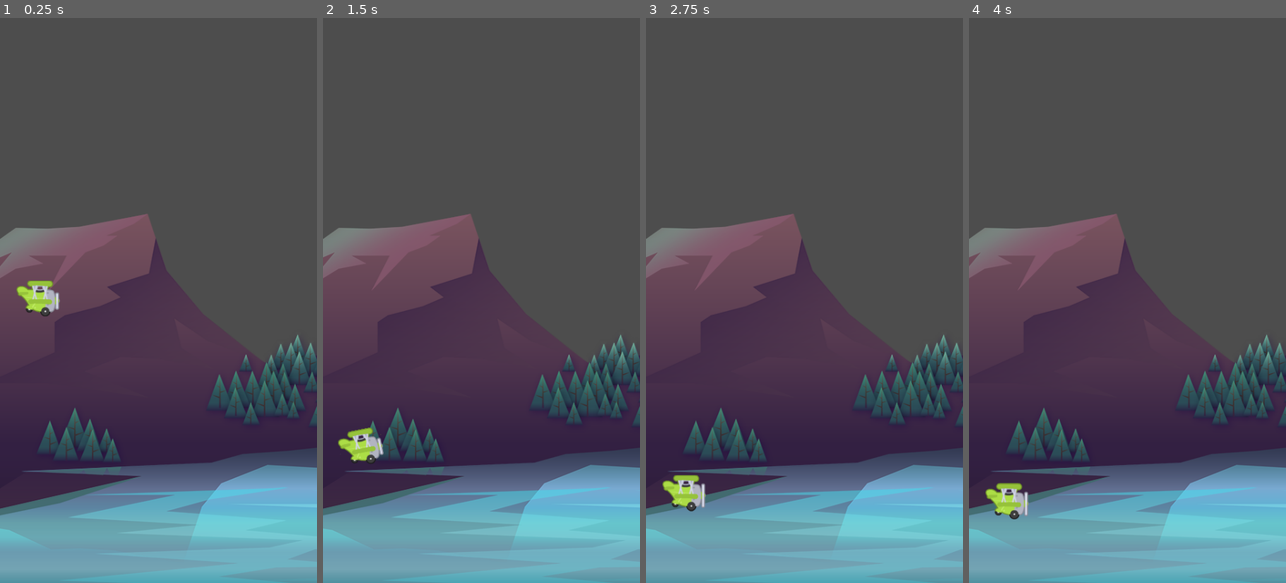
Above: before the commit, frames 1-4 (left to right).
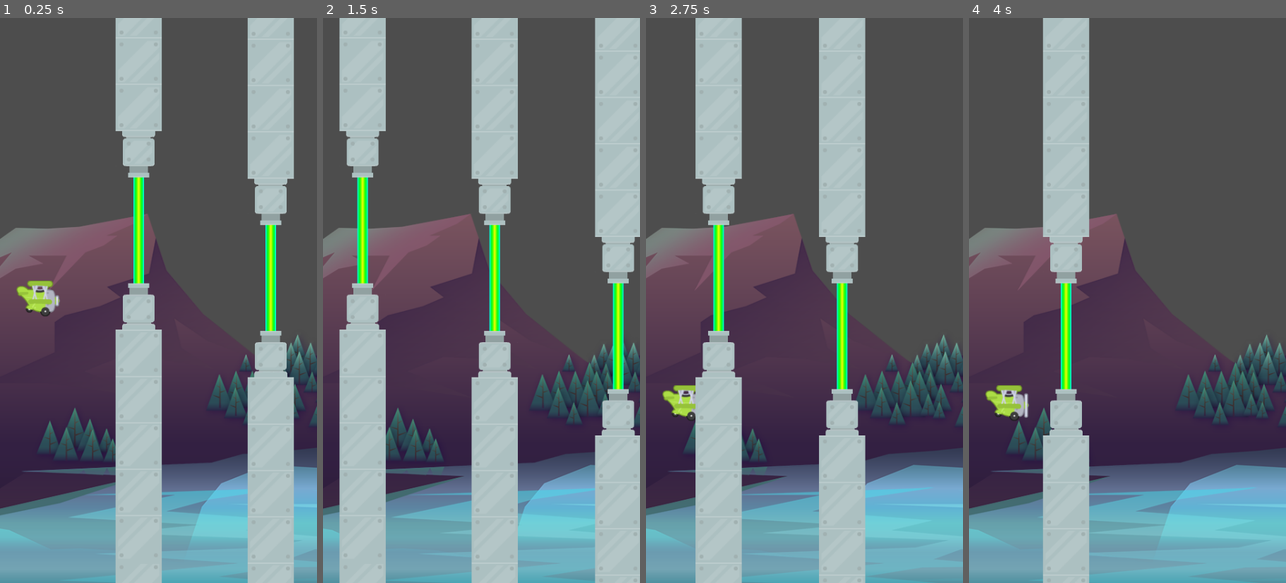
Above: after the commit, the same moments.

Repository: theaob/tappy-plane
Game: Godot game, scene res://scenes/game/game.tscn
Two runs of this game, one before a commit and one after it. Both use one fixed random seed, a clock stepped at 60 frames per second and the inputs below.
Inputs:
- Up to frame 1 (0.25 s): no input
- Up to frame 2 (1.5 s): tap Space (fly) at 0.6, 1.35 s
- Up to frame 3 (2.75 s): tap Space (fly) at 2.1 s
- Up to frame 4 (4 s): tap Space (fly) at 2.85, 3.6 s

The runs differ from the first frame. In frame 1, 23% of the frame differs, in the area x 17-93%, y 0-100%; in frame 2, 35%, in the area x 4-100%, y 0-100%; in frame 3, 24%; in frame 4, 13%.

Commit message:
add pipes

Diff:
--- a/scenes/game/game.tscn
+++ b/scenes/game/game.tscn
@@ -1,8 +1,9 @@
-[gd_scene load_steps=4 format=3 uid="uid://c5ifh6owvyiu3"]
+[gd_scene load_steps=5 format=3 uid="uid://c5ifh6owvyiu3"]
 
 [ext_resource type="Texture2D" uid="uid://dqhjp13j6e63l" path="res://assets/background/rocks_2.png" id="1_deqwm"]
 [ext_resource type="PackedScene" uid="uid://bs28tivo51jkw" path="res://scenes/plane/plane.tscn" id="2_uitj2"]
 [ext_resource type="PackedScene" uid="uid://d20k2q0mskue" path="res://scenes/barrier/barrier.tscn" id="3_mro4i"]
+[ext_resource type="PackedScene" uid="uid://idthkbgkarq3" path="res://scenes/pipes/pipes.tscn" id="4_45y05"]
 
 [node name="Game" type="Node2D"]
 
@@ -18,3 +19,12 @@
 
 [node name="Barrier2" parent="." instance=ExtResource("3_mro4i")]
 position = Vector2(-21, -6)
+
+[node name="Pipes" parent="." instance=ExtResource("4_45y05")]
+position = Vector2(240, 321)
+
+[node name="Pipes2" parent="." instance=ExtResource("4_45y05")]
+position = Vector2(440, 393)
+
+[node name="Pipes3" parent="." instance=ExtResource("4_45y05")]
+position = Vector2(627, 481)
--- /dev/null
+++ b/scenes/laser/laser.tscn
@@ -0,0 +1,16 @@
+[gd_scene load_steps=3 format=3 uid="uid://creiaob5wbio6"]
+
+[ext_resource type="Texture2D" uid="uid://b46m6b1m0tk3s" path="res://assets/pipes/laser2.png" id="1_2ofat"]
+
+[sub_resource type="RectangleShape2D" id="RectangleShape2D_ev5vt"]
+size = Vector2(6, 192)
+
+[node name="Laser" type="Area2D"]
+
+[node name="Sprite2D" type="Sprite2D" parent="."]
+scale = Vector2(1, 8)
+texture = ExtResource("1_2ofat")
+
+[node name="CollisionShape2D" type="CollisionShape2D" parent="."]
+position = Vector2(15, 0)
+shape = SubResource("RectangleShape2D_ev5vt")
--- /dev/null
+++ b/scenes/pipe/pipe.tscn
@@ -0,0 +1,17 @@
+[gd_scene load_steps=3 format=3 uid="uid://btf4u4rtd30n7"]
+
+[ext_resource type="Texture2D" uid="uid://l2up80aypibx" path="res://assets/pipes/pipe.png" id="1_ad604"]
+
+[sub_resource type="RectangleShape2D" id="RectangleShape2D_8njgh"]
+size = Vector2(70, 594)
+
+[node name="Pipe" type="Area2D"]
+
+[node name="Sprite2D" type="Sprite2D" parent="."]
+texture = ExtResource("1_ad604")
+centered = false
+offset = Vector2(-35, 0)
+
+[node name="CollisionShape2D" type="CollisionShape2D" parent="."]
+position = Vector2(0, 333)
+shape = SubResource("RectangleShape2D_8njgh")
--- /dev/null
+++ b/scenes/pipes/pipes.gd
@@ -0,0 +1,16 @@
+extends Node2D
+
+func _process(delta):
+	position.x -= delta * 120.0
+
+func _on_screen_exited():
+	queue_free()
+
+func _on_pipe_body_entered(body: Node2D):
+	if body.is_in_group("player"):
+		print("Plane Dead:", body)
+		body.die()
+
+func _on_laser_body_exited(body):
+	if body.is_in_group("player"):
+		print("Point scored!")
--- /dev/null
+++ b/scenes/pipes/pipes.tscn
@@ -0,0 +1,26 @@
+[gd_scene load_steps=4 format=3 uid="uid://idthkbgkarq3"]
+
+[ext_resource type="PackedScene" uid="uid://btf4u4rtd30n7" path="res://scenes/pipe/pipe.tscn" id="1_62sl4"]
+[ext_resource type="Script" path="res://scenes/pipes/pipes.gd" id="1_aequb"]
+[ext_resource type="PackedScene" uid="uid://creiaob5wbio6" path="res://scenes/laser/laser.tscn" id="2_trot4"]
+
+[node name="Pipes" type="Node2D"]
+script = ExtResource("1_aequb")
+
+[node name="Laser" parent="." instance=ExtResource("2_trot4")]
+
+[node name="Lower" parent="." instance=ExtResource("1_62sl4")]
+position = Vector2(0, 80)
+
+[node name="Upper" parent="." instance=ExtResource("1_62sl4")]
+position = Vector2(0, -80)
+rotation = 3.14159
+
+[node name="VisibleOnScreenNotifier2D" type="VisibleOnScreenNotifier2D" parent="."]
+position = Vector2(95.75, 0)
+scale = Vector2(0.825, 1)
+
+[connection signal="body_exited" from="Laser" to="." method="_on_laser_body_exited"]
+[connection signal="body_entered" from="Lower" to="." method="_on_pipe_body_entered"]
+[connection signal="body_entered" from="Upper" to="." method="_on_pipe_body_entered"]
+[connection signal="screen_exited" from="VisibleOnScreenNotifier2D" to="." method="_on_screen_exited"]
--- a/scenes/plane/plane.tscn
+++ b/scenes/plane/plane.tscn
@@ -75,7 +75,7 @@
 "power": SubResource("Animation_2nh3d")
 }
 
-[node name="Plane" type="CharacterBody2D"]
+[node name="Plane" type="CharacterBody2D" groups=["player"]]
 script = ExtResource("1_1ww1r")
 
 [node name="AnimatedSprite2D" type="AnimatedSprite2D" parent="."]
@@ -83,7 +83,7 @@
 sprite_frames = SubResource("SpriteFrames_j8lnm")
 animation = &"fly"
 autoplay = "fly"
-frame_progress = 0.702815
+frame_progress = 0.138833
 
 [node name="CollisionShape2D" type="CollisionShape2D" parent="."]
 shape = SubResource("CircleShape2D_8ajk5")
